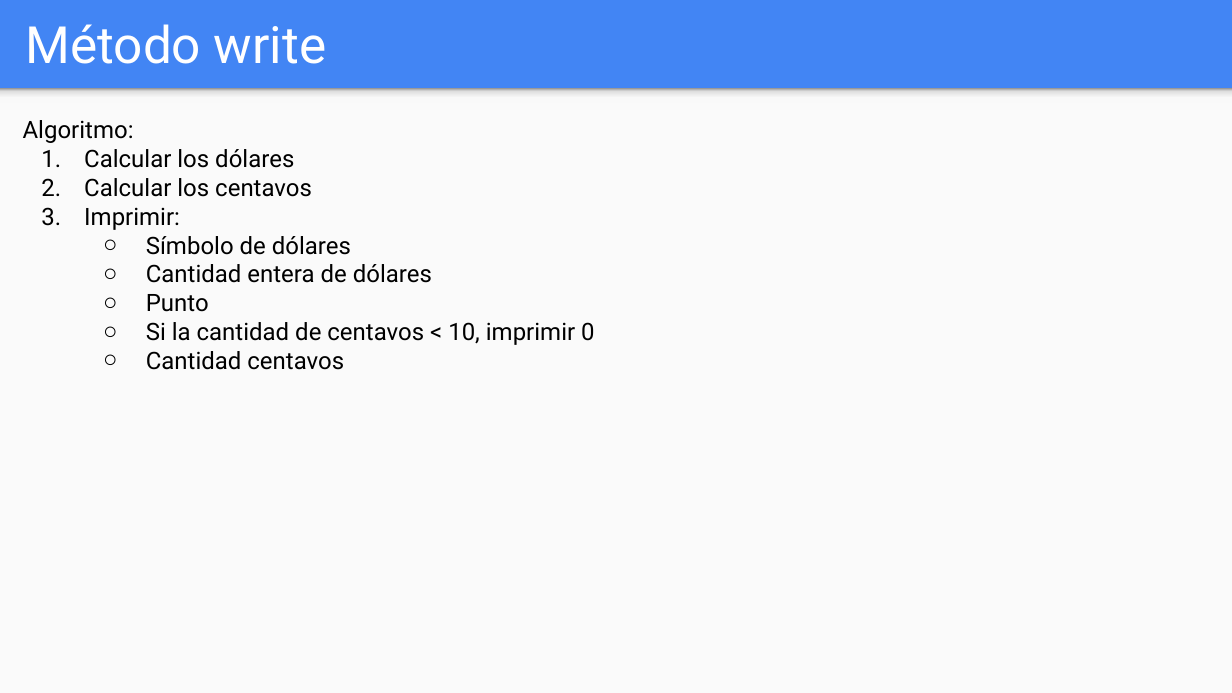
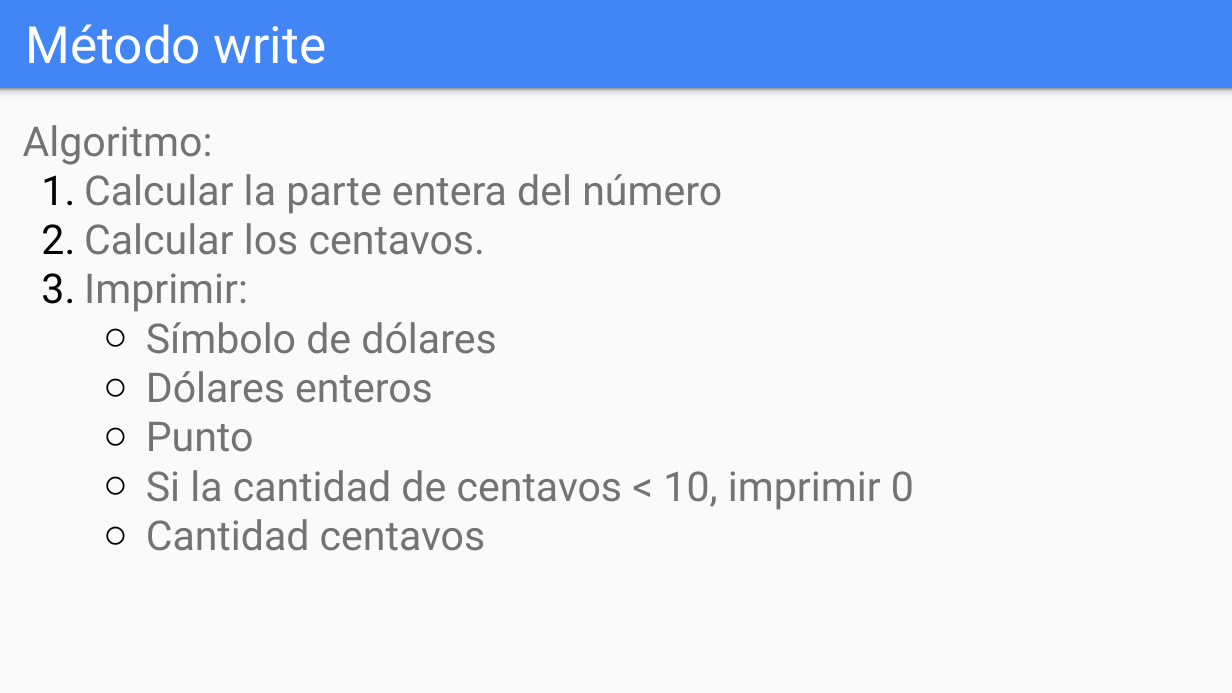
Before and after one commit to OMardil/INFO2, a slide deck: slide 20 of MOD06_Variables_y_metodos_estaticos/01 Presentacion/INFO2_MOD06-Variables_y_metodos_estaticos.pptx (slide 19 before the commit). Drawn at 1232x693 pixels with LibreOffice and Linux fonts; fonts in the diff are those of the drawing. Boxes give left, top, right and bottom in pixels: in the first picture for what was removed or moved away, otherwise in the second. Text is boxed around its words. In the diff, an @@ line names an element or a change of style, - is before the commit and + after.

```diff
--- a/MOD06_Variables_y_metodos_estaticos/01 Presentacion/INFO2_MOD06-Variables_y_metodos_estaticos.pptx
+++ b/MOD06_Variables_y_metodos_estaticos/01 Presentacion/INFO2_MOD06-Variables_y_metodos_estaticos.pptx
@@ text at box(23, 125, 914, 551): size 14 to 24 pt, text colour #000000 to #737373 in "Algoritmo:", "Imprimir:", "Símbolo de dólares", "Punto" and 2 more places @@
@@ text at box(84, 174, 722, 255): text changed; size 14 to 24 pt; text colour #000000 to #737373 @@
-1. Calcular los dólares
-2. Calcular los centavos
+1. Calcular la parte entera del número
+2. Calcular los centavos.
@@ text at box(146, 371, 433, 403): text changed; size 14 to 24 pt; text colour #000000 to #737373 @@
-  ○ Cantidad entera de dólares
+  ○ Dólares enteros
```
Also in this commit, not shown: 13 other slides changed, 4 slides added, 3 slides removed, 22 other files.
